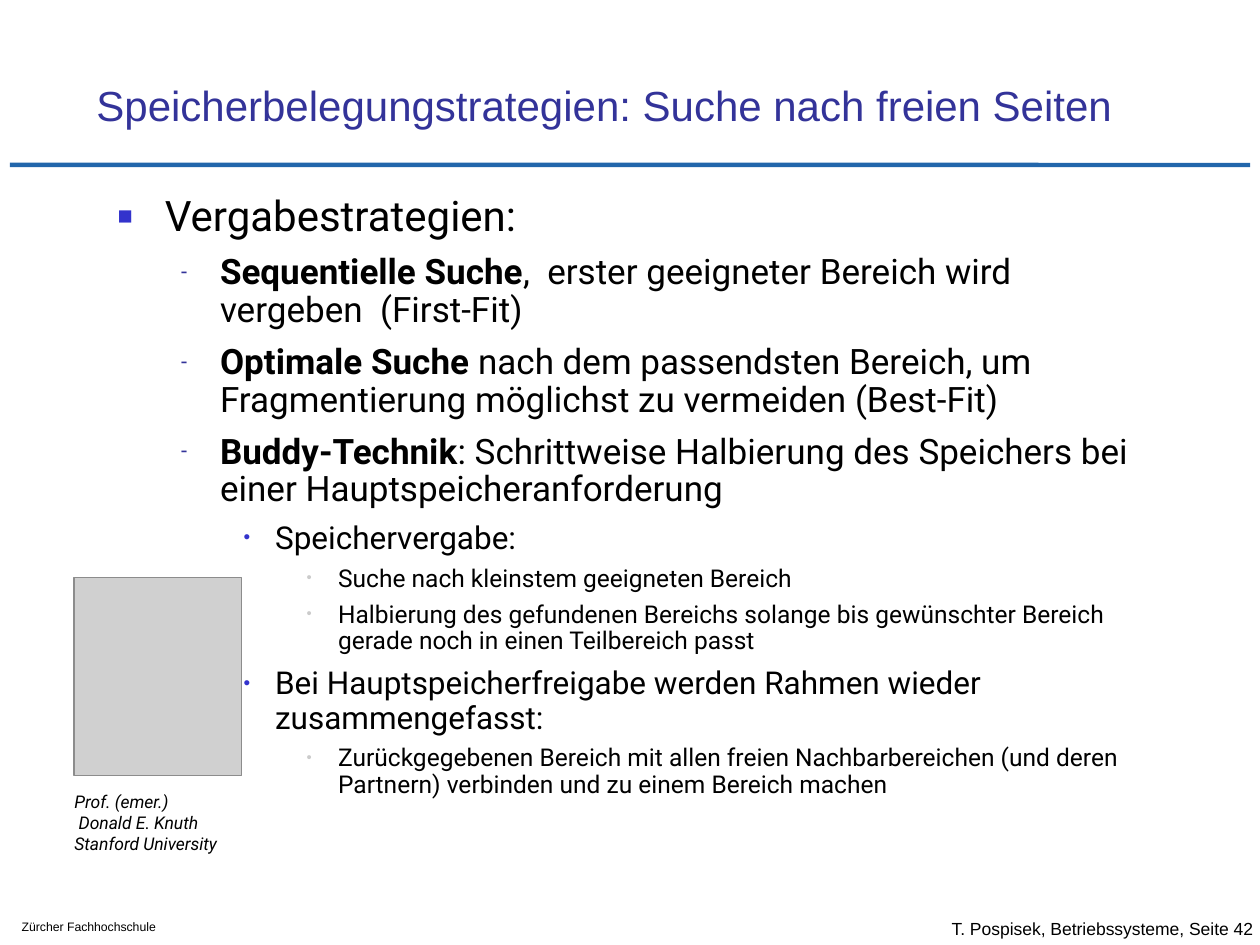
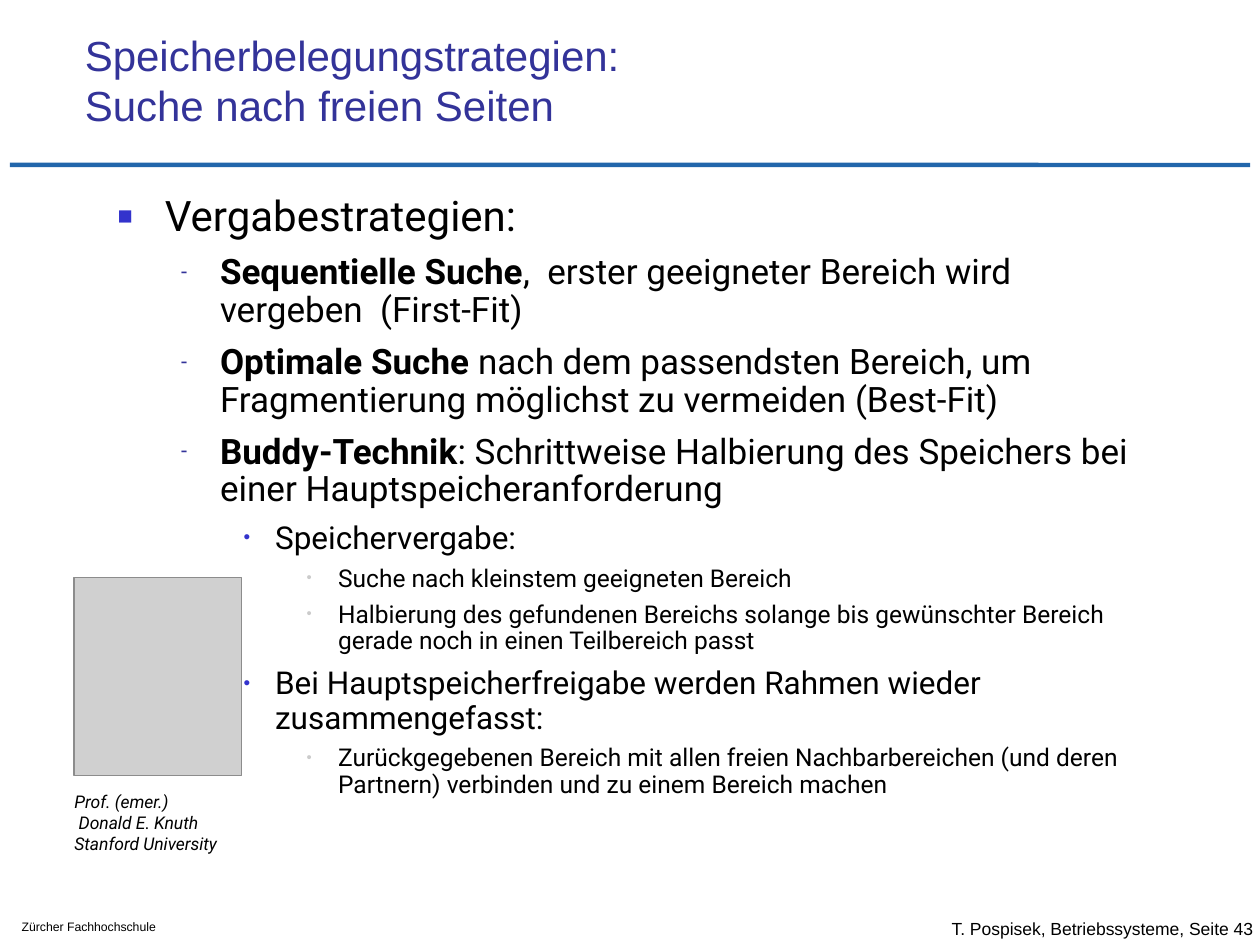
Before and after one commit to tpo/betriebssysteme, a slide deck: slide 43 of 11_Speicherverwaltung_Strategien.odp (slide 42 before the commit). Drawn at 1260x945 pixels with LibreOffice and Linux fonts; fonts in the diff are those of the drawing; grey boxes stand for pictures; background and template pictures are left out. Boxes give left, top, right and bottom in pixels: in the first picture for what was removed or moved away, otherwise in the second. Text is boxed around its words. In the diff, an @@ line names an element or a change of style, - is before the commit and + after.

```diff
--- a/11_Speicherverwaltung_Strategien.odp
+++ b/11_Speicherverwaltung_Strategien.odp
@@ title "Speicherbelegungstrategien: Suche nach freien Seiten" rewrapped from [96, 90, 1112, 130] to [85, 40, 620, 122] @@
@@ text at [952, 922, 1253, 939]: text changed @@
-T. Pospisek, Betriebssysteme, Seite 42
+T. Pospisek, Betriebssysteme, Seite 43
```
Also in this commit, not shown: 7 other slides changed, 1 slide added.
